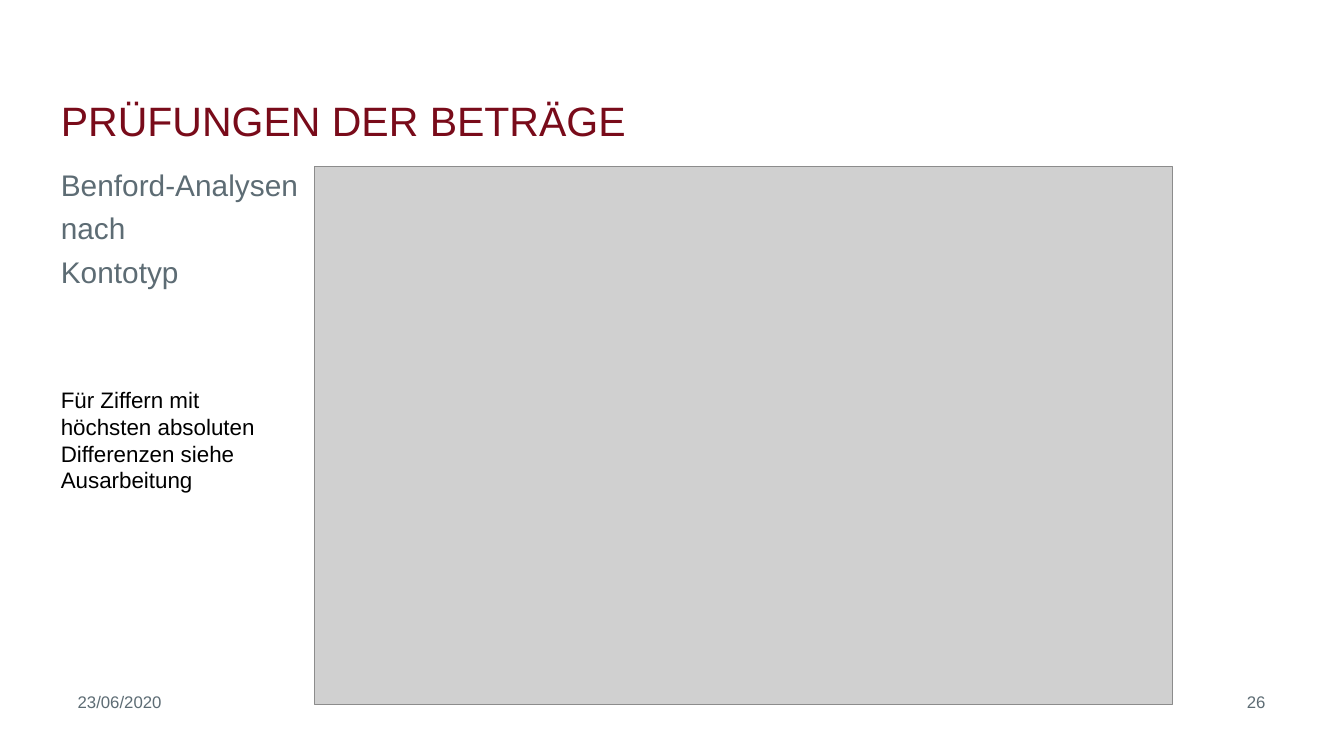
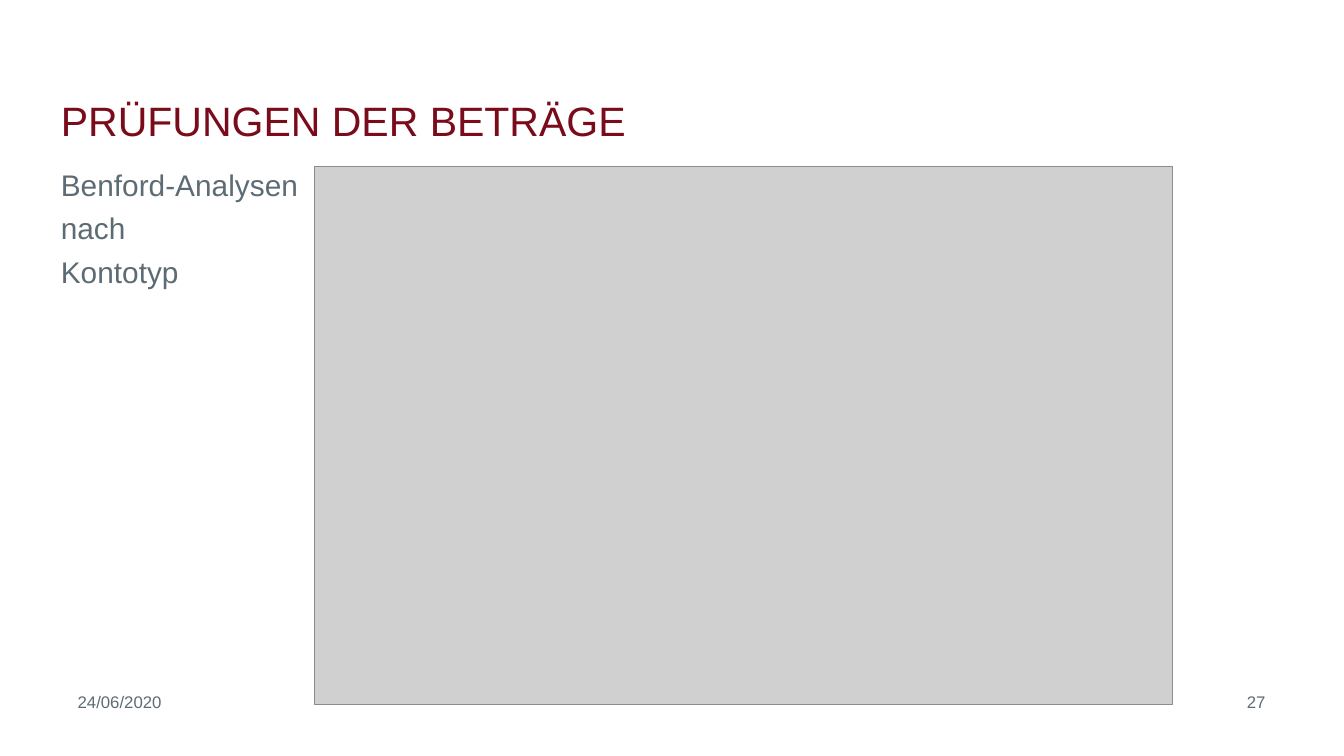
Before and after one commit to biegt/auditing_case_study, a slide deck: slide 27 of 04_output/Präsentation_Case_Study_1_Bieg_Krug.pptx (slide 26 before the commit). Drawn at 1344x756 pixels with LibreOffice and Linux fonts; fonts in the diff are those of the drawing; grey boxes stand for pictures; background and template pictures are left out. Boxes give left, top, right and bottom in pixels: in the first picture for what was removed or moved away, otherwise in the second. Text is boxed around its words. In the diff, an @@ line names an element or a change of style, - is before the commit and + after.

```diff
--- a/04_output/Präsentation_Case_Study_1_Bieg_Krug.pptx
+++ b/04_output/Präsentation_Case_Study_1_Bieg_Krug.pptx
@@ text removed at (61,391,255,493) @@
-Für Ziffern mit höchsten absoluten Differenzen siehe Ausarbeitung
@@ text at (78,696,162,708): text changed @@
-23/06/2020
+24/06/2020
@@ page number at (1247,696,1266,708): text changed @@
-26
+27
```
Also in this commit, not shown: 39 other slides changed, 2 slides added, 1 other file.
